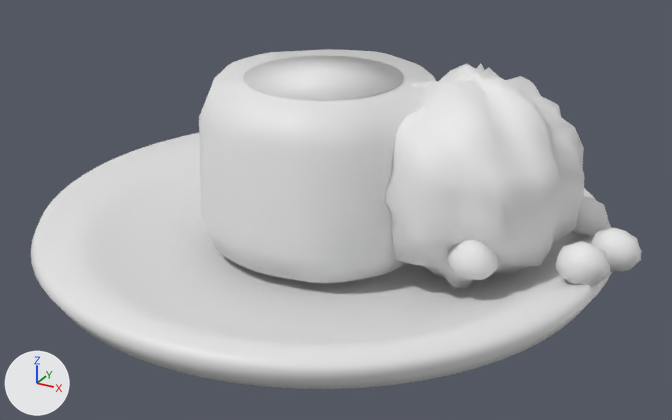
An edit to the glTF model public/demo-models/petit-gateau.glb, drawn before and after from the same camera.
Both versions are drawn from a 50 mm camera at (0.1092, -0.1974, 0.1146) aimed at (0.0027, -0.0039, 0.0178). Every picture has the same lights, and +X, +Y and +Z are marked at lower left. The first picture is the older version. Materials are left out; every surface is plain grey. Where no turn or scale is listed for an object, it has been applied to the vertices.

The older version as bpy lines, for what is in view:
```python
ob_fruta_vermelha = bpy.data.objects.new('Fruta_vermelha', me_mesh_0)
ob_fruta_vermelha.location = (0.0721, 0.005, 0.0189)
ob_petit_gateau = bpy.data.objects.new('petit-gateau', None)
ob_petit_gateau.location = (0.0, 0.0, 0.0)
ob_petit_gateau.scale = (1.0, 1.0, 0.996)
ob_petit_gateau_1 = bpy.data.objects.new('Petit_gateau', me_mesh_1)
ob_petit_gateau_1.location = (-0.003, 0.0, 0.0)
ob_prato006 = bpy.data.objects.new('Prato006', me_mesh_2)
ob_prato006.parent = ob_petit_gateau_001
ob_prato006.location = (0.0, 0.0, 0.0)
ob_realistic_petit_gateau = bpy.data.objects.new('Realistic-petit-gateau', None)
ob_realistic_petit_gateau.parent = ob_petit_gateau
ob_realistic_petit_gateau.location = (-0.00297, 0.0, 0.0)
ob_recheio_liquido = bpy.data.objects.new('Recheio_liquido', me_mesh_3)
ob_recheio_liquido.location = (-0.003, 0.0, 0.0)
ob_sorvete001 = bpy.data.objects.new('Sorvete001', me_mesh_4)
ob_sorvete001.location = (0.0351, 0.006, 0.0299)
```
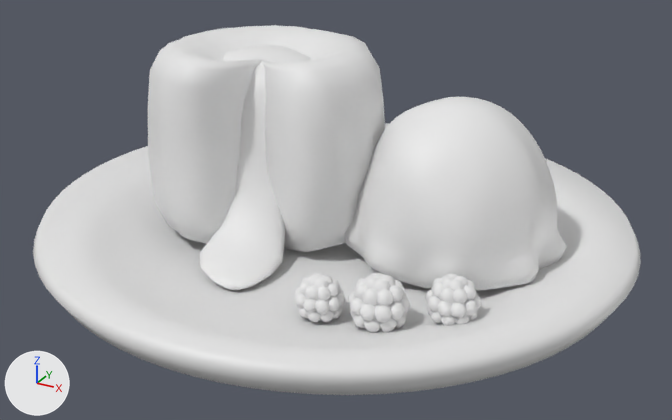
ob_petit_gateau is not drawn itself; it is the parent of ob_realistic_petit_gateau.
ob_realistic_petit_gateau is not drawn itself; it is the parent of ob_petit_gateau_001.

Changed parts and their boxes (x1, y1, x2, y2) in the pictures (672 x 420 px):
'Prato006', rescaled, moved (6% taller): before (31, 133, 612, 389); after (33, 123, 641, 395)
'Bolo_de_casca_rompida', added: after (148, 25, 386, 252)
'Petit_gateau', deleted: before (199, 49, 436, 283)
'Sorvete_de_baunilha_tirado_à_colher001', added: after (344, 97, 567, 291)
'Sorvete001', deleted: before (385, 63, 584, 288)
'Coração_de_chocolate_fundido', added: after (199, 45, 311, 290)
'Framboesas_em_drupéolas', added: after (294, 272, 482, 332)
'Recheio_liquido', deleted: before (243, 56, 485, 101)
'Fruta_vermelha', deleted: before (447, 196, 642, 285)

The change in detail:
Mesh me_mesh_4_1 is new.
It has 1933 vertices, 3862 faces and spans x 0.0023..0.059, y -0.0179..0.0357, z 0.0054..0.0481.
Mesh me_mesh_2_1 is new.
It has 2544 vertices, 4704 faces and spans x 0.0098..0.0498, y -0.0408..-0.0178, z 0.0059..0.0182.
Mesh me_mesh_1_1 is new.
It has 416 vertices, 828 faces and spans x -0.0357..-0.003, y -0.0364..0.0147, z 0.0063..0.0551.
Mesh me_mesh_0_1 is new.
It has 1080 vertices, 2156 faces and spans x -0.054..0.0106, y -0.0249..0.0339, z 0.0044..0.057.
Object 'petit-gateau' (ob_petit_gateau) is rescaled from (1.0, 1.0, 0.996) to (1.04, 1.0, 1.0).
Object 'Realistic-petit-gateau' (ob_realistic_petit_gateau) moves from (-0.00297, 0.0, 0.0) to (0.0, 0.0, 0.0).
Object 'Fruta_vermelha' (ob_fruta_vermelha) is deleted.
Object 'Petit_gateau' (ob_petit_gateau_1) is deleted.
Object 'Recheio_liquido' (ob_recheio_liquido) is deleted.
Object 'Sorvete001' (ob_sorvete001) is deleted.
Object 'Sorvete_de_baunilha_tirado_à_colher001' (ob_sorvete_de_baunilha_tirado_à_colher001) is new; it shows me_mesh_4_1.
Its location is (0.0, 0.0, 0.0).
Object 'Framboesas_em_drupéolas' (ob_framboesas_em_drupéolas) is new; it shows me_mesh_2_1.
Its location is (0.0, 0.0, 0.0).
Object 'Coração_de_chocolate_fundido' (ob_coração_de_chocolate_fundido) is new; it shows me_mesh_1_1.
Its location is (0.0, 0.0, 0.0).
Object 'Bolo_de_casca_rompida' (ob_bolo_de_casca_rompida) is new; it shows me_mesh_0_1.
Its location is (0.0, 0.0, 0.0).
